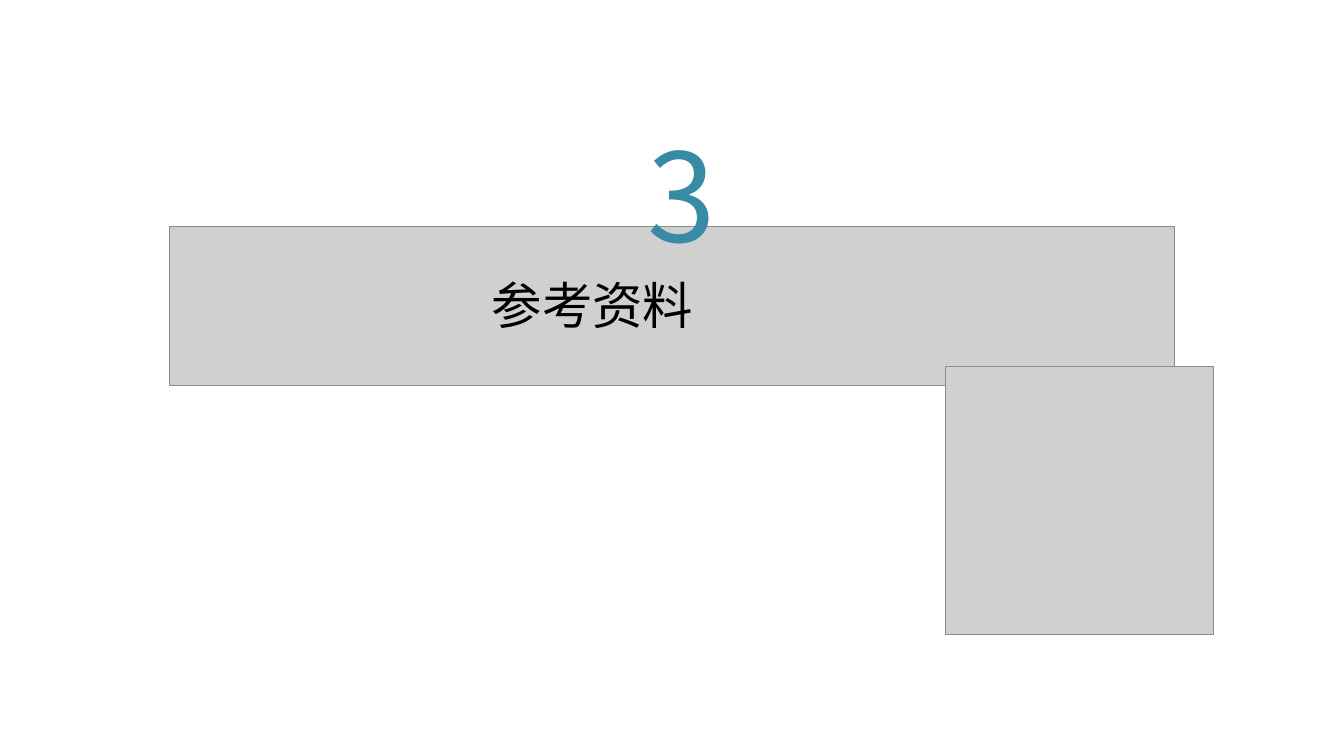
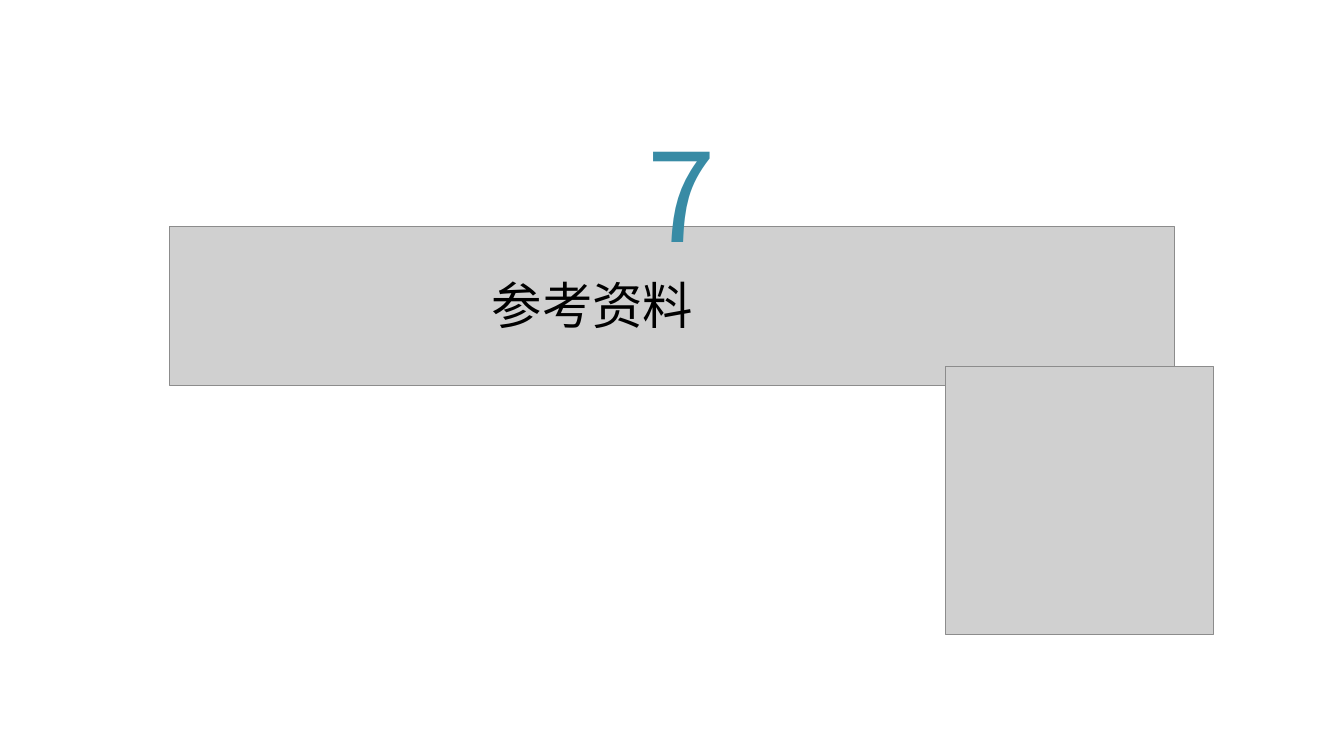
Before and after one commit to lenovo-wu/G11ZUCC, a slide deck: slide 45 of 翻转课堂2.pptx (slide 20 before the commit). Drawn at 1344x756 pixels with LibreOffice and Linux fonts; fonts in the diff are those of the drawing; grey boxes stand for pictures; background and template pictures are left out. Boxes give left, top, right and bottom in pixels: in the first picture for what was removed or moved away, otherwise in the second. Text is boxed around its words. In the diff, an @@ line names an element or a change of style, - is before the commit and + after.

```diff
--- a/翻转课堂2.pptx
+++ b/翻转课堂2.pptx
@@ text at (648, 151, 716, 273): text changed @@
-3
+7
```
Also in this commit, not shown: 19 other slides changed, 25 slides added.
